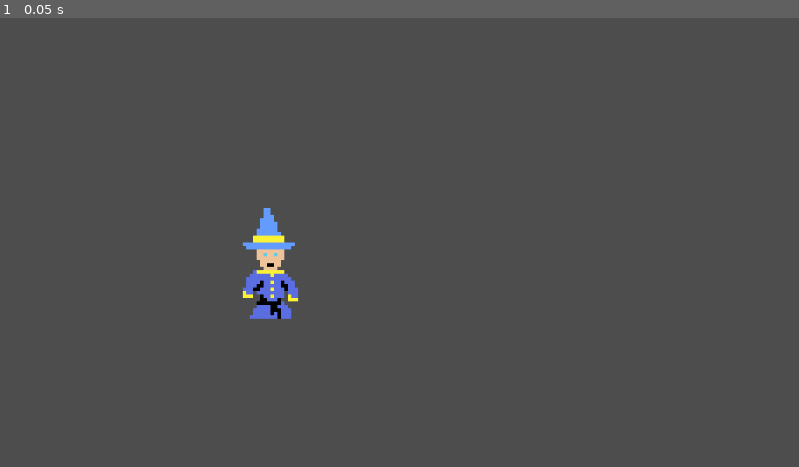
Above: before the commit, frame 1.
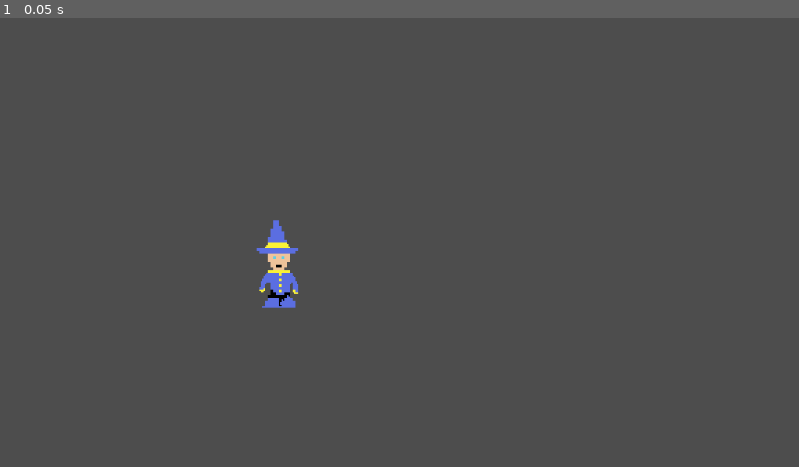
Above: after the commit, the same moment.

Repository: JoRdAnB421/godot_wizard_puzzle_game
Game: Godot game, scene res://Scenes/main_scene.tscn
Same seed, same stepped clock (60 frames per second), same inputs: the game is played once before the commit and once after it. The project has no main scene, so this scene is started directly.
Inputs:
- Up to frame 1 (0.05 s): no input

The runs differ from the first frame. In frame 1, 0.9% of the frame differs, in the area x 30-38%, y 42-68%.

Commit message:
Updating player sprite and script

Diff:
--- a/Scenes/Player.tscn
+++ b/Scenes/Player.tscn
@@ -1,18 +1,18 @@
-[gd_scene load_steps=3 format=3 uid="uid://s8ocfyx8kqrl"]
+[gd_scene load_steps=4 format=3 uid="uid://s8ocfyx8kqrl"]
 
+[ext_resource type="Script" uid="uid://bnsyts65igfva" path="res://Scripts/player.gd" id="1_kyqiw"]
 [ext_resource type="Texture2D" uid="uid://bjvnda26vq7w2" path="res://Art/player_forward.png" id="1_rpqav"]
 
 [sub_resource type="RectangleShape2D" id="RectangleShape2D_kyqiw"]
-size = Vector2(91, 171)
+size = Vector2(67, 135)
 
-[node name="Player" type="Node2D"]
+[node name="Player" type="Area2D"]
+script = ExtResource("1_kyqiw")
 
 [node name="Sprite2D" type="Sprite2D" parent="."]
 position = Vector2(79, 79)
 texture = ExtResource("1_rpqav")
 
-[node name="CharacterBody2D" type="CharacterBody2D" parent="."]
-
-[node name="CollisionShape2D" type="CollisionShape2D" parent="CharacterBody2D"]
-position = Vector2(69.5, 72.5)
+[node name="CollisionShape2D" type="CollisionShape2D" parent="."]
+position = Vector2(81.5, 81.5)
 shape = SubResource("RectangleShape2D_kyqiw")
--- /dev/null
+++ b/Scripts/player.gd
@@ -0,0 +1,27 @@
+extends Area2D
+
+@export var speed = 400
+var screen_size # size of game window
+
+
+func _ready() -> void:
+	screen_size = get_viewport_rect().size
+
+
+func _process(delta: float) -> void:
+	var velocity = Vector2.ZERO
+
+	if Input.is_action_pressed("move_right"):
+		velocity.x += 1
+		print("moving right")
+	elif Input.is_action_pressed("move_left"):
+		velocity.x -= 1
+
+	if Input.is_action_just_pressed("jump"):
+		position.y-=5
+
+	if velocity.length()>0:
+		velocity = velocity.normalized() * speed
+
+	position += velocity * delta
+	position = position.clamp(Vector2.ZERO, screen_size)
Binary file changed: Art/player_forward.aseprite
Binary file changed: Art/player_forward.png
Not shown, added: Scripts/player.gd.uid
